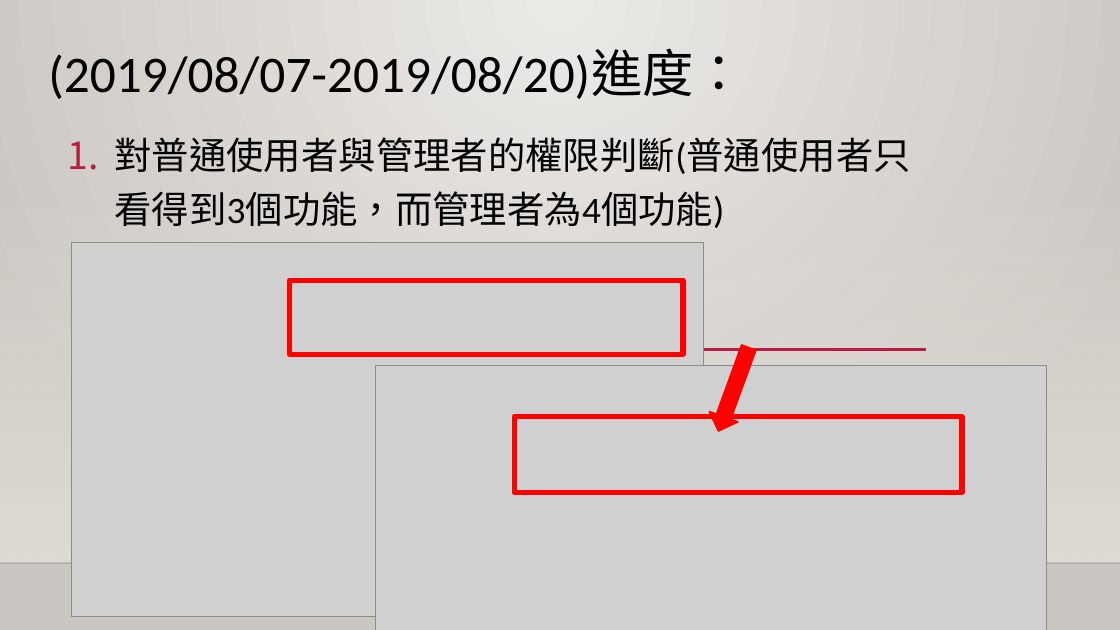
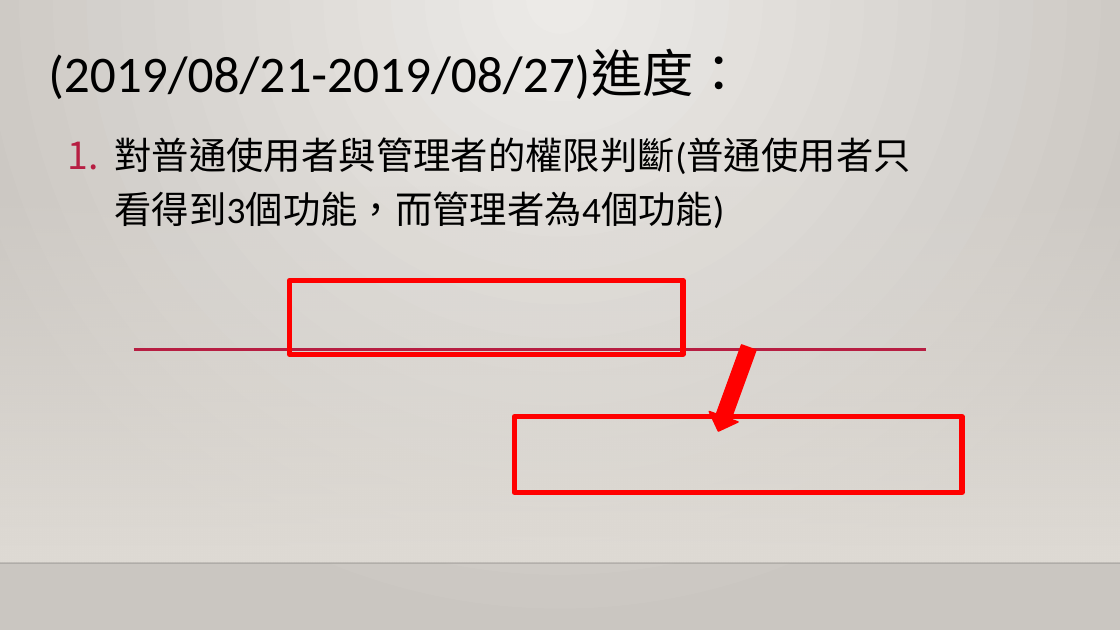
Before and after one commit to QINGSHURUNINDEXINGMING/PccuHW, a slide deck: slide 4 of 開學第1次會議(2019_0827).pptx. Drawn at 1120x630 pixels with LibreOffice and Linux fonts; fonts in the diff are those of the drawing; grey boxes stand for pictures; background and template pictures are left out. Boxes give left, top, right and bottom in pixels: in the first picture for what was removed or moved away, otherwise in the second. Text is boxed around its words. In the diff, an @@ line names an element or a change of style, - is before the commit and + after.

```diff
--- a/開學第1次會議(2019_0827).pptx
+++ b/開學第1次會議(2019_0827).pptx
@@ title at (x1=48, y1=49, x2=745, y2=99): text changed @@
-(2019/08/07-2019/08/20)進度：
+(2019/08/21-2019/08/27)進度：
@@ picture removed at (x1=71, y1=243, x2=704, y2=617) @@
@@ picture removed at (x1=375, y1=366, x2=1046, y2=630) @@
```
Also in this commit, not shown: 1 other slide changed, 13 other files.
